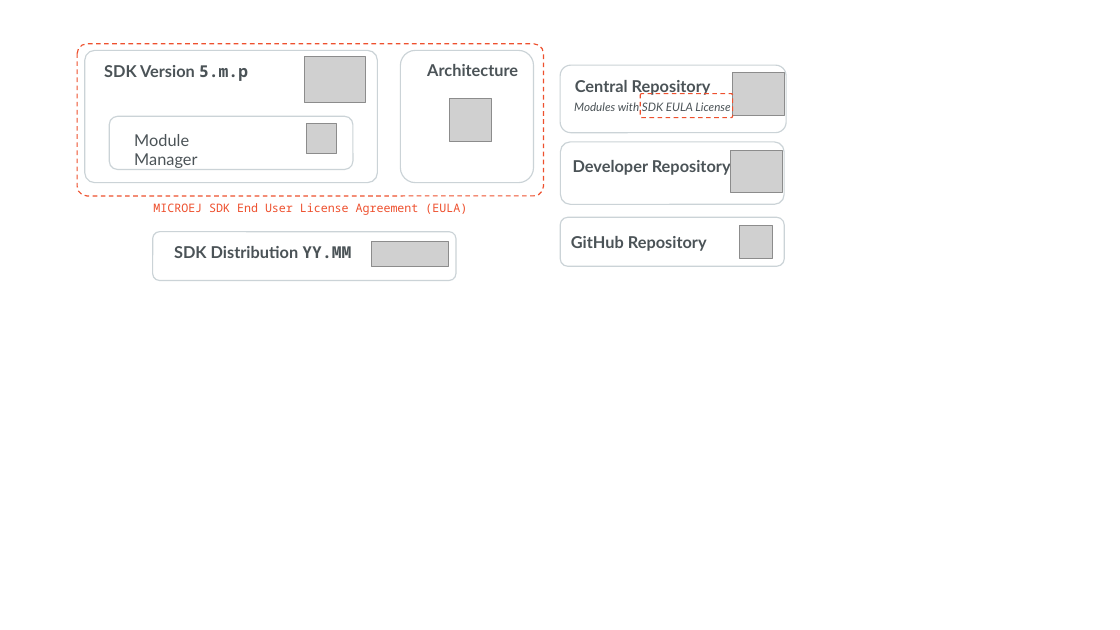
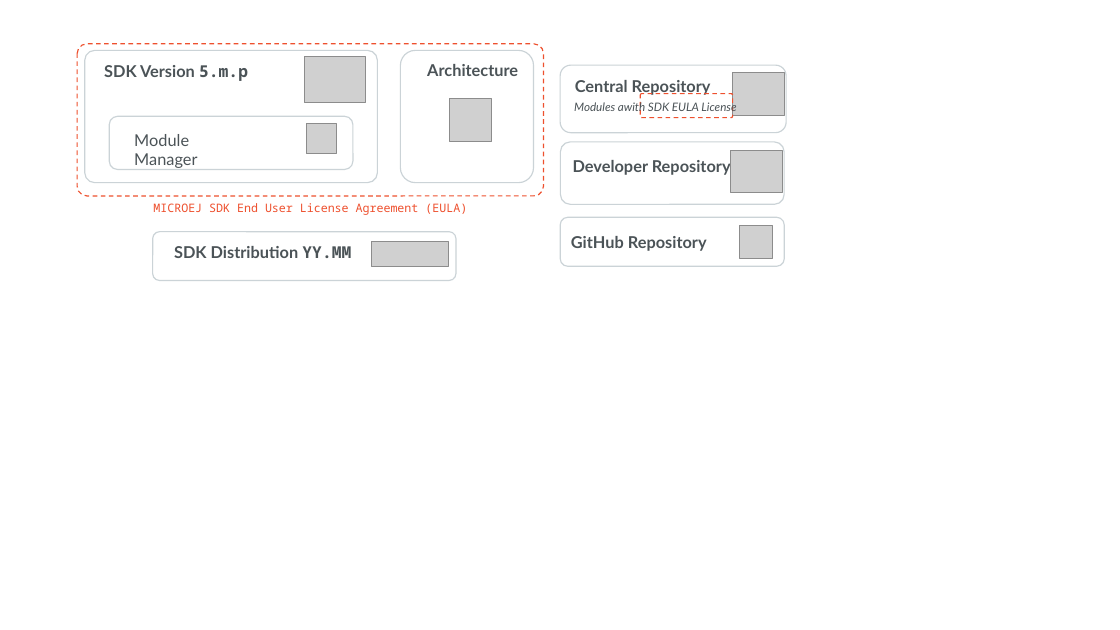
Before and after one commit to MicroEJ/docs, a slide deck: slide 3 of SDKUserGuide/images/sdk_eula_content.pptx (slide 1 before the commit). Drawn at 1120x630 pixels with LibreOffice and Linux fonts; fonts in the diff are those of the drawing; grey boxes stand for pictures. Boxes give left, top, right and bottom in pixels: in the first picture for what was removed or moved away, otherwise in the second. Text is boxed around its words. In the diff, an @@ line names an element or a change of style, - is before the commit and + after.

Commit message:
share new SDK EULA schematic
thanks to vrousseau design review

```diff
--- a/SDKUserGuide/images/sdk_eula_content.pptx
+++ b/SDKUserGuide/images/sdk_eula_content.pptx
@@ text at box(574, 101, 736, 114): text changed @@
-Modules with SDK EULA License
+Modules awith SDK EULA License
```
Also in this commit, not shown: 4 slides added, 1 other file.
